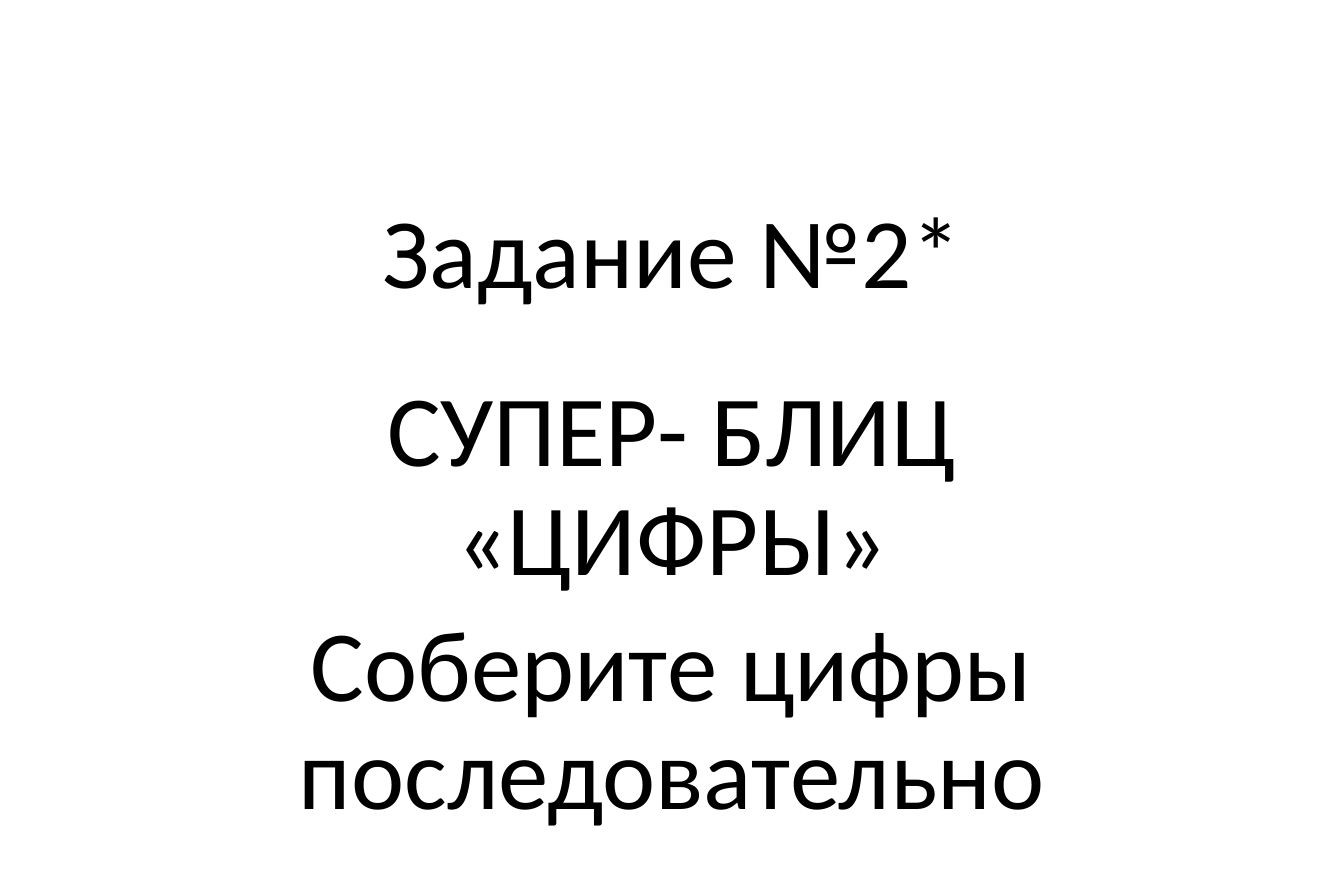
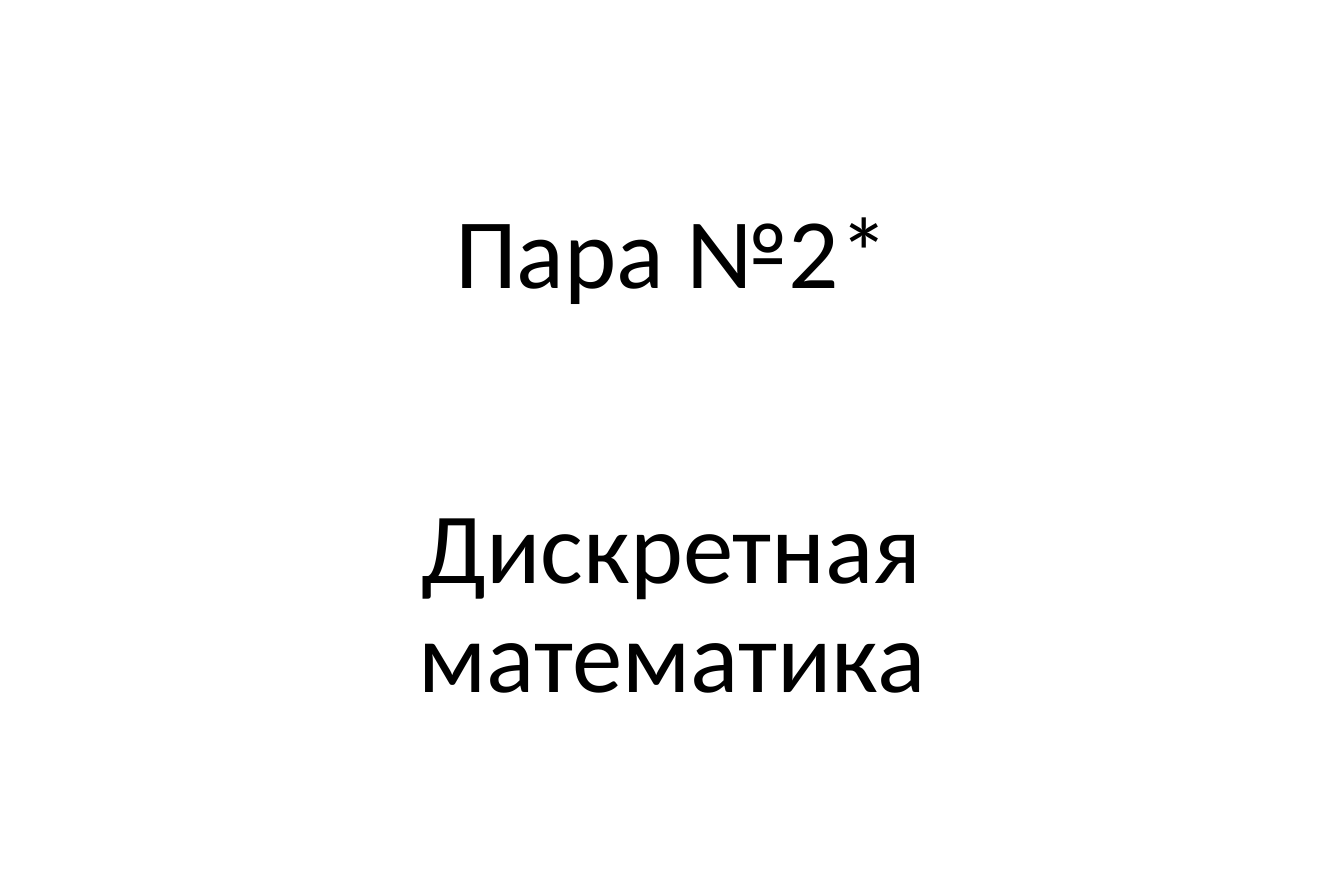
Before and after one commit to vvaassiihhaa/masha, a slide deck: slide 2 of КВЕСТ/Kvest 2706.pptx (slide 3 before the commit). Drawn at 1344x896 pixels with LibreOffice and Linux fonts; fonts in the diff are those of the drawing. Boxes give left, top, right and bottom in pixels: in the first picture for what was removed or moved away, otherwise in the second. Text is boxed around its words. In the diff, an @@ line names an element or a change of style, - is before the commit and + after.

```diff
--- a/КВЕСТ/Kvest 2706.pptx
+++ b/КВЕСТ/Kvest 2706.pptx
@@ title at bbox=[455, 217, 889, 304]: text changed @@
-Задание №2*
+Пара №2*
@@ subtitle at bbox=[418, 518, 925, 693]: text changed @@
-СУПЕР- БЛИЦ «ЦИФРЫ»
-Соберите цифры последовательно
+Дискретная математика
```
Also in this commit, not shown: 14 other slides changed, 1 slide added, 4 slides removed, 1 other file.
